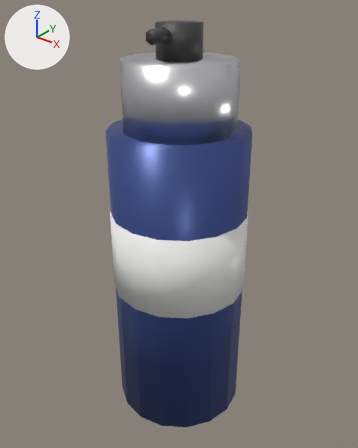
Renders of the glTF model assets/models/apartment/spray_can.glb from each side of a commit.
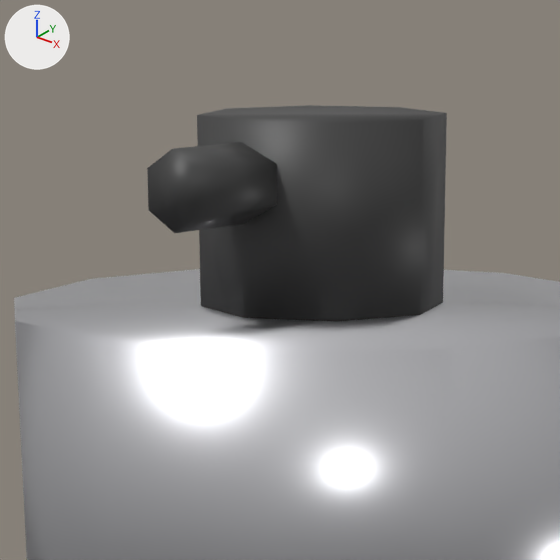
Each version is shown whole from a 50 mm camera at (0.1375, -0.1722, 0.2089) aimed at (-0.0014, 0.0014, 0.1013), then close up on the part from 33% to 63% of the width and 0% to 24% of the height. Arrows for +X, +Y and +Z are at upper left; the lights stay in place. The last two pictures show the newer version. Vertices at exactly the same position are counted once.

Names of what the first close-up shows: 'spray_can'.
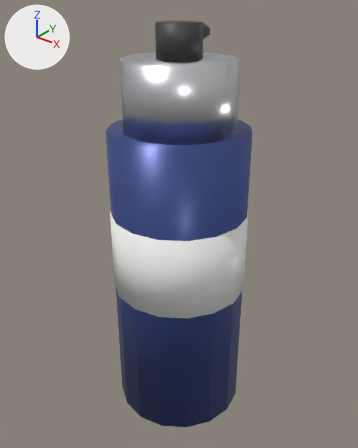
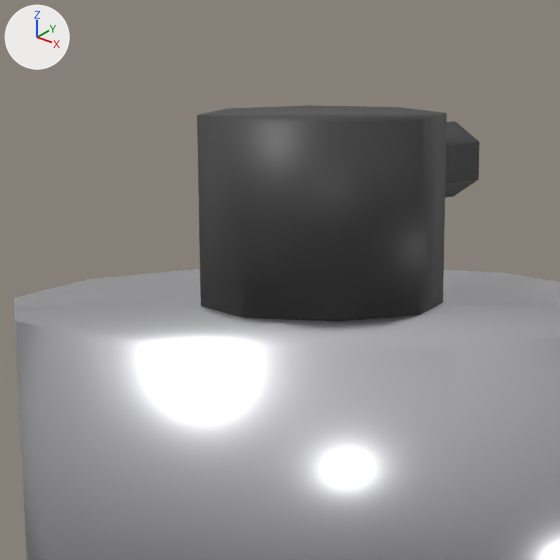
What the commit changed:
me_cylinder_001 has 116 vertices, 212 faces and spans x -0.034..0.034, y -0.034..0.034, z -0.075..0.12.
me_cylinder_001 is used by ob_spray_can; location (0.0, 0.0, 0.075).
me_cylinder_001 part 1: the loose piece of 12 vertices spanning x -0.003..0.003, y -0.018..-0.006, z 0.112..0.118 is moved by (0.0, 0.024, 0.0).

Location of each change, [x1, y1, x2, y2] in pixels of the close-ups (560 x 560 px; the box of a moved part takes in the faces that stretch with it):
part 1 of me_cylinder_001, moved or reshaped
    before: [147, 142, 277, 233]
    after: [445, 121, 480, 198]
